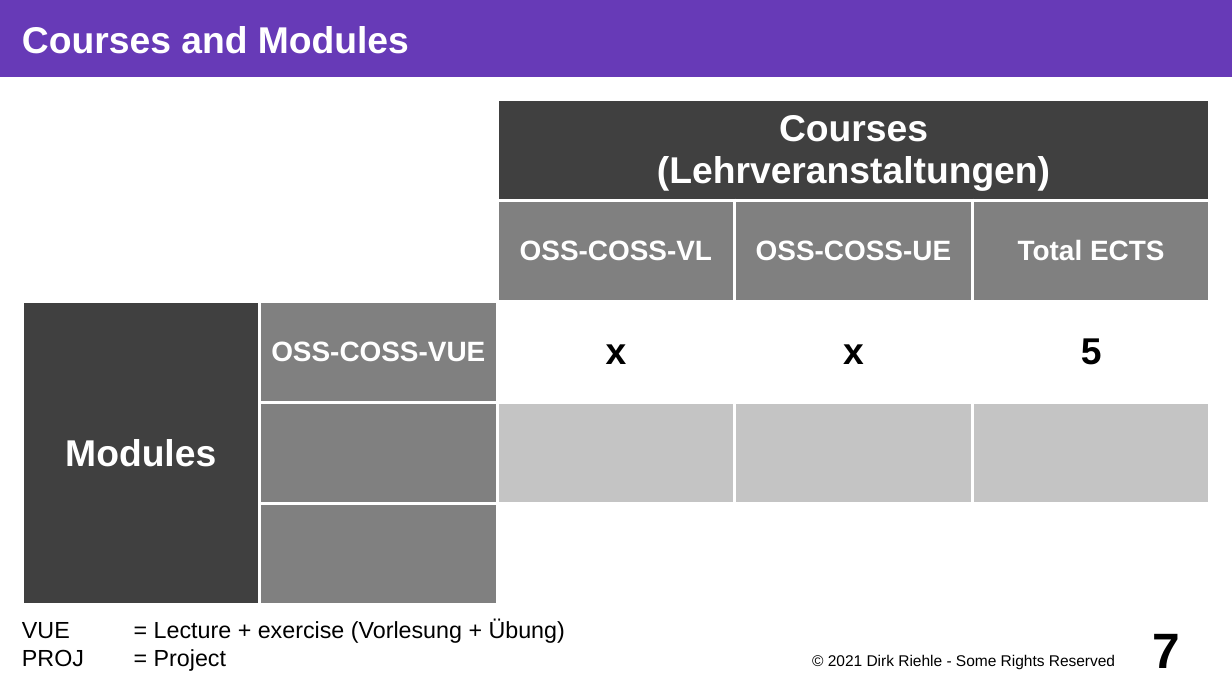
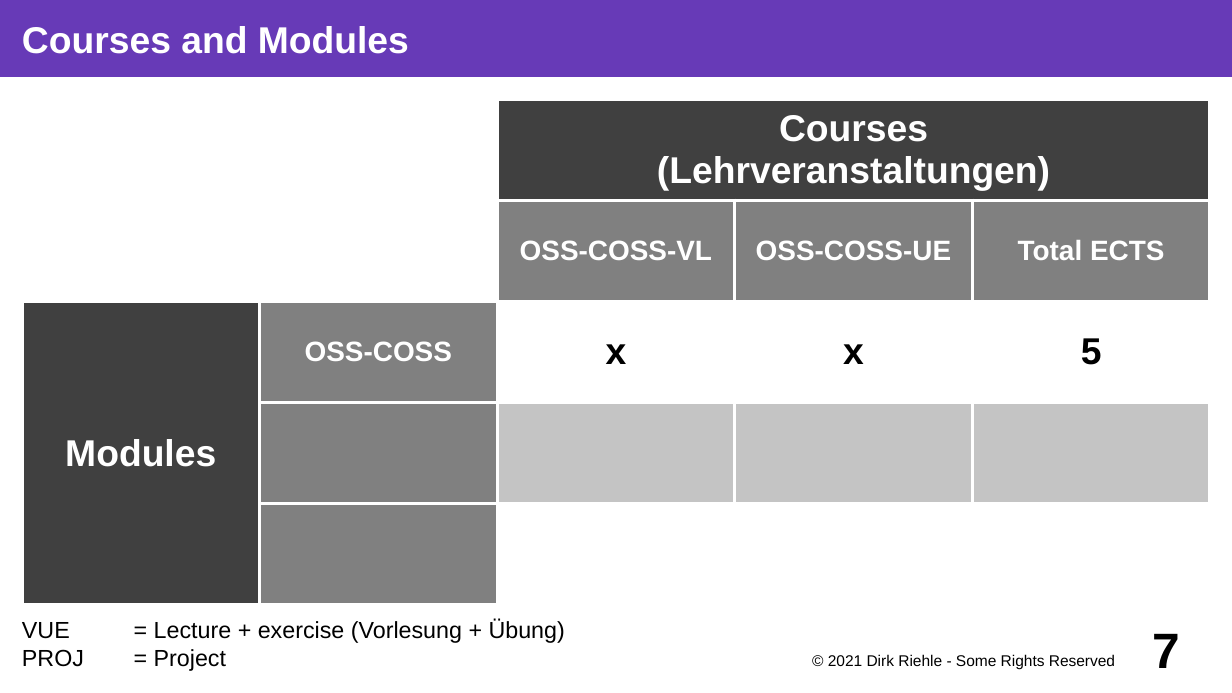
Before and after one commit to dirkriehle/coss-course, a slide deck: slide 7 of Lecture slides/COSS A01 - Course Introduction.odp. Drawn at 1232x693 pixels with LibreOffice and Linux fonts; fonts in the diff are those of the drawing. Boxes give left, top, right and bottom in pixels: in the first picture for what was removed or moved away, otherwise in the second. Text is boxed around its words. In the diff, an @@ line names an element or a change of style, - is before the commit and + after.

```diff
--- a/Lecture slides/COSS A01 - Course Introduction.odp
+++ b/Lecture slides/COSS A01 - Course Introduction.odp
@@ table at (22, 99, 1213, 606) @@
-row 3, column 2: OSS-COSS-VUE
+row 3, column 2: OSS-COSS
```
Also in this commit, not shown: 7 other slides changed, 9 other files.
